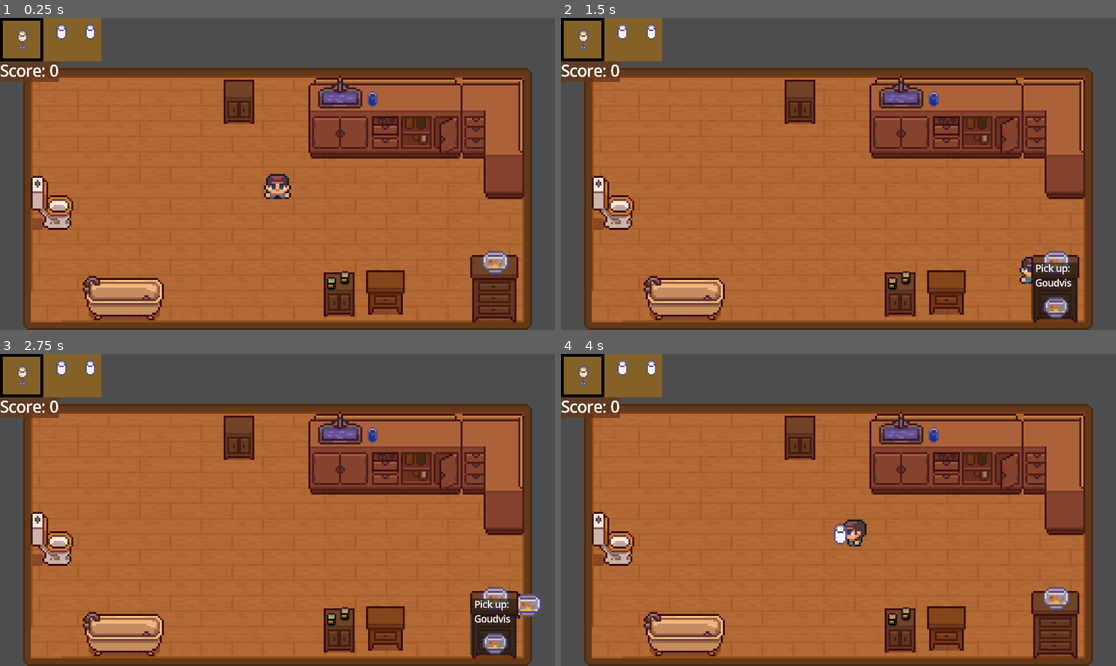
Above: before the commit, frames 1-4 (two rows, left to right).
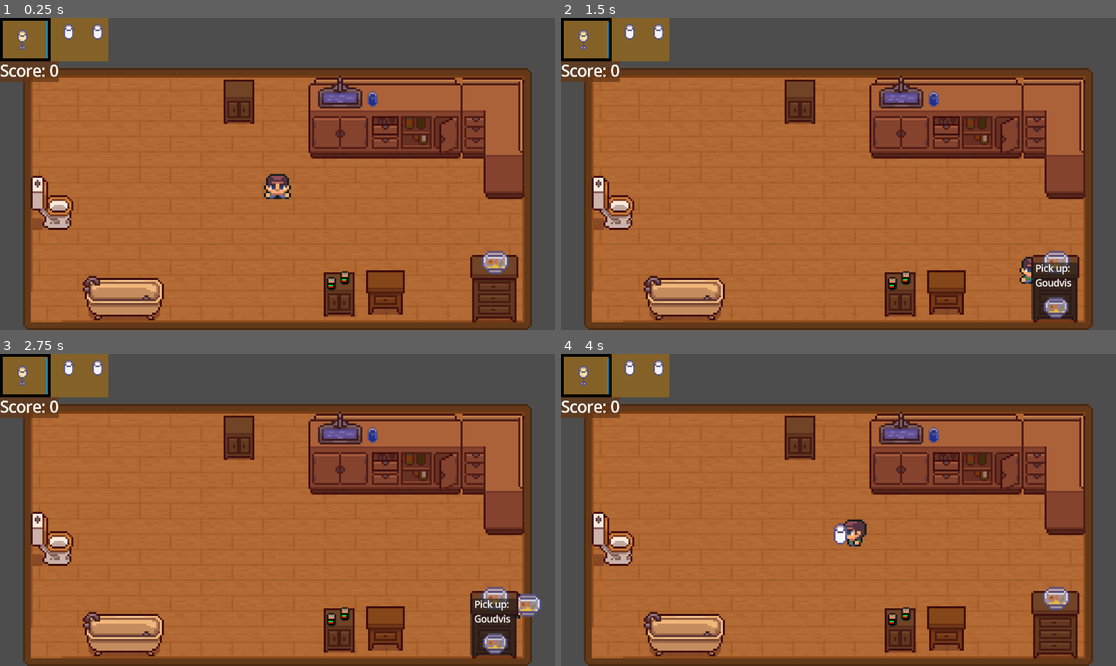
Above: after the commit, the same moments.

Repository: TristanAerikou/reagent_gamejam2026
Game: Godot game, scene res://scenes/main_scene.tscn
The game is run twice, just before and just after one commit, with the same random seed, the same clock (stepped at 60 frames per second) and the same inputs.
Inputs:
- Up to frame 1 (0.25 s): no input
- Up to frame 2 (1.5 s): tap Enter at 0.5 s; hold D (ui_right) 0.53-1.28 s; tap F (drink) at 0.6, 1.35 s; tap Space (ui_select) at 0.77 s; hold S (ui_down) from 1.28 s (still down)
- Up to frame 3 (2.75 s): tap Space (ui_select) at 1.52, 2 s; release S (ui_down) at 2.03 s; hold D (ui_right) from 2.03 s (still down); tap F (drink) at 2.1 s
- Up to frame 4 (4 s): tap Enter at 2.75 s; release D (ui_right) at 2.78 s; hold Z (ui_up) 2.78-3.53 s; tap F (drink) at 2.85, 3.6 s; tap Space (ui_select) at 3.02, 3.77 s; hold Q (ui_left) from 3.53 s (still down)

The runs differ from the first frame. In frame 1, 0.7% of the frame differs, in the area x 7-20%, y 0-15%; in frame 2, 0.7%; in frame 3, 0.7%; in frame 4, 0.7%.

Commit message:
order timeouts kill you

Diff:
--- a/reagent-26-gamejam-project/scenes/main_scene.tscn
+++ b/reagent-26-gamejam-project/scenes/main_scene.tscn
@@ -309,6 +309,7 @@
 func _on_timeout() -> void:
 	var order := order_template.instantiate()
 	%Orders.add_child.call_deferred(order)
+	order.timeout.connect(%Player.die)
 "
 
 [sub_resource type="StyleBoxFlat" id="StyleBoxFlat_c1pb6"]
@@ -541,6 +542,9 @@
 
 [sub_resource type="RectangleShape2D" id="RectangleShape2D_7nt27"]
 size = Vector2(26, 25)
+
+[sub_resource type="StyleBoxFlat" id="StyleBoxFlat_6wevv"]
+bg_color = Color(0, 0, 0, 0.7921569)
 
 [node name="Root" type="Node2D" unique_id=550315238]
 y_sort_enabled = true
@@ -566,6 +570,7 @@
 metadata/_edit_use_anchors_ = true
 
 [node name="NextOrderTimer" type="Timer" parent="Camera2D" unique_id=951406411]
+unique_name_in_owner = true
 wait_time = 15.0
 autostart = true
 script = SubResource("GDScript_gubc5")
@@ -587,6 +592,7 @@
 text = "Score: 0"
 
 [node name="Player" parent="." unique_id=1772965135 instance=ExtResource("3_7ykc4")]
+unique_name_in_owner = true
 position = Vector2(0, -8)
 
 [node name="KastHitboxes" type="StaticBody2D" parent="." unique_id=1339769547]
@@ -822,15 +828,32 @@
 grow_vertical = 2
 size_flags_horizontal = 4
 size_flags_vertical = 4
+theme_override_styles/panel = SubResource("StyleBoxFlat_6wevv")
 
 [node name="MarginContainer" type="MarginContainer" parent="GameOver/PanelContainer" unique_id=1667785]
 layout_mode = 2
 size_flags_horizontal = 4
 size_flags_vertical = 4
 
-[node name="Label" type="Label" parent="GameOver/PanelContainer/MarginContainer" unique_id=672888860]
+[node name="VBoxContainer" type="VBoxContainer" parent="GameOver/PanelContainer/MarginContainer" unique_id=1048694368]
 layout_mode = 2
+alignment = 1
+
+[node name="YouDied" type="Label" parent="GameOver/PanelContainer/MarginContainer/VBoxContainer" unique_id=672888860]
+layout_mode = 2
+theme_override_colors/font_color = Color(1, 0.2627451, 0.2784314, 1)
+theme_override_font_sizes/font_size = 32
 text = "YOU DIED"
+horizontal_alignment = 1
+
+[node name="Reason" type="Label" parent="GameOver/PanelContainer/MarginContainer/VBoxContainer" unique_id=780550171]
+unique_name_in_owner = true
+layout_mode = 2
+horizontal_alignment = 1
+
+[node name="Spacer" type="Control" parent="GameOver/PanelContainer/MarginContainer/VBoxContainer" unique_id=2086365168]
+custom_minimum_size = Vector2(0, 50)
+layout_mode = 2
 
 [connection signal="timeout" from="Camera2D/NextOrderTimer" to="Camera2D/NextOrderTimer" method="_on_timeout"]
 [connection signal="body_entered" from="Badkuip" to="Badkuip" method="_on_body_entered"]
--- a/reagent-26-gamejam-project/scenes/order.tscn
+++ b/reagent-26-gamejam-project/scenes/order.tscn
@@ -18,9 +18,14 @@
 atlas = ExtResource("1_vlord")
 region = Rect2(80, 16, 16, 16)
 
+[sub_resource type="StyleBoxEmpty" id="StyleBoxEmpty_nramy"]
+
+[sub_resource type="StyleBoxFlat" id="StyleBoxFlat_somo4"]
+bg_color = Color(4.235506e-06, 0.61069727, 0.83897495, 1)
+
 [node name="Margin" type="MarginContainer" unique_id=250697484]
-offset_right = 1152.0
-offset_bottom = 648.0
+offset_right = 100.0
+offset_bottom = 30.0
 script = ExtResource("1_nramy")
 
 [node name="Background" type="PanelContainer" parent="." unique_id=269630095]
@@ -34,12 +39,28 @@
 layout_mode = 2
 theme_override_styles/panel = SubResource("StyleBoxFlat_vlord")
 
-[node name="OrderImage" type="TextureRect" parent="Background/HBox/PanelContainer" unique_id=1545688695]
+[node name="HBoxContainer" type="HBoxContainer" parent="Background/HBox/PanelContainer" unique_id=988838739]
+layout_mode = 2
+size_flags_horizontal = 0
+
+[node name="OrderImage" type="TextureRect" parent="Background/HBox/PanelContainer/HBoxContainer" unique_id=1545688695]
+unique_name_in_owner = true
 layout_mode = 2
 texture = SubResource("AtlasTexture_n4vyv")
 expand_mode = 2
 stretch_mode = 3
 
+[node name="CountDown" type="ProgressBar" parent="Background/HBox/PanelContainer/HBoxContainer" unique_id=705354778]
+unique_name_in_owner = true
+layout_mode = 2
+size_flags_horizontal = 8
+size_flags_vertical = 1
+theme_override_styles/background = SubResource("StyleBoxEmpty_nramy")
+theme_override_styles/fill = SubResource("StyleBoxFlat_somo4")
+max_value = 1.0
+fill_mode = 3
+show_percentage = false
+
 [node name="Ingredients" type="GridContainer" parent="Background/HBox" unique_id=1636148463]
 layout_mode = 2
 columns = 4
--- a/reagent-26-gamejam-project/scripts/badkuip.gd
+++ b/reagent-26-gamejam-project/scripts/badkuip.gd
@@ -55,6 +55,8 @@
 func clear_badkuip() -> Array[enums.Ingredient]:
 	var copy := ingredients.duplicate()
 	ingredients.clear()
+	$Fire.emitting = false
+	extinguished.emit()
 	for child in %BadItems.get_children():
 		child.queue_free()
 	($BadkuipSprite.texture as AtlasTexture).region.position = Vector2(0, 72)
--- a/reagent-26-gamejam-project/scripts/character_controller.gd
+++ b/reagent-26-gamejam-project/scripts/character_controller.gd
@@ -78,11 +78,20 @@
 		if is_carrying.count(type) != global_data.invis_potion.count(type): matching_invis = false
 		if is_carrying.count(type) != global_data.fire_potion.count(type): matching_fire = false
 
+	$HeldItem.texture = null
+
+	if matching_speed and has_speed:
+		die("There is such a thing as too fast.")
+	elif matching_invis and has_invis:
+		die("You became so invisible, the universe forgot about you.")
+	elif matching_fire and has_fire:
+		die("Did you know the body is made out of 85% water?\nWell, yours reached 100%.")
+
 	if matching_speed and !has_speed:
 		speed *= 2
 		has_speed = true
 		var timer := Timer.new()
-		timer.wait_time = 60
+		timer.wait_time = 30
 		timer.timeout.connect(func ():
 			speed /= 2
 			has_speed = false
@@ -109,21 +118,19 @@
 		$AnimatedSprite2D.modulate.g *= 0.2
 		has_fire = true
 		var timer := Timer.new()
-		timer.wait_time = 10
+		timer.wait_time = 15
 		timer.timeout.connect(func ():
 			$AnimatedSprite2D.modulate.r *= 5
 			$AnimatedSprite2D.modulate.g *= 5
 			has_fire = false
 			timer.queue_free()
 			if badkuip_on_fire:
-				%GameOver.visible = true
-				allowed_to_move = false
+				die("Your SunScreen-9000(TM) ran out.")
 		)
 		add_child(timer)
 		timer.start()
 
 	is_carrying = null
-	$HeldItem.texture = null
 
 func change_sprite(direction):
 	var walking_left = Vector2(-1.0, 0.0)
@@ -155,9 +162,20 @@
 func _on_badkuip_on_fire() -> void:
 	badkuip_on_fire = true
 	if !has_fire:
-		%GameOver.visible = true
-		allowed_to_move = false
-
+		die("Your bathtub exploded.\nConsider wearing SunScreen9000(TM) next time.\n(Or nor starting chemical fires.)")
 
 func _on_badkuip_extinguished() -> void:
 	badkuip_on_fire = false
+
+func die(reason: String):
+	if !allowed_to_move: return # so it doesnt break for the unfulfilled orders
+	%NextOrderTimer.stop()
+
+	%Reason.text = reason
+	var score := %ScoreLabel
+	score.get_parent().remove_child(score)
+	%Reason.get_parent().add_child(score)
+	%GameOver.visible = true
+
+	allowed_to_move = false
+	$AnimatedSprite2D.stop()
--- a/reagent-26-gamejam-project/scripts/global_data.tres
+++ b/reagent-26-gamejam-project/scripts/global_data.tres
@@ -67,6 +67,6 @@
 1: SubResource("AtlasTexture_r6p65"),
 2: SubResource("AtlasTexture_si52b")
 })
-speed_potion = Array[int]([0, 3])
+speed_potion = Array[int]([3, 3])
 invis_potion = Array[int]([1, 2, 3])
-fire_potion = Array[int]([4, 4, 2])
+fire_potion = Array[int]([4, 2])
--- a/reagent-26-gamejam-project/scripts/mainScript.gd
+++ /dev/null
@@ -1,20 +0,0 @@
-extends Node2D
-class_name mainScript
-
-const kast_template = preload("res://scenes/kast.tscn")
-const global_data = preload("res://scripts/global_data.tres")
-
-func _ready() -> void:
-
-	var rand_ingredient := global_data.Ingredient.values().duplicate()
-	rand_ingredient.shuffle()
-	var kasten := $Kasten.get_children()
-
-	for pos in len(kasten):
-		var opberg_type = global_data.Opberg.values().pick_random()
-		kasten[pos].opberg_type = opberg_type
-		kasten[pos].opberg_texture = global_data.opberg_textures[opberg_type]
-
-		kasten[pos].item_type = rand_ingredient[pos % len(global_data.Ingredient)]
-		kasten[pos].item_texture = global_data.item_textures[rand_ingredient[pos % len(global_data.Ingredient)]]
-		kasten[pos].update_vars()
--- a/reagent-26-gamejam-project/scripts/order.gd
+++ b/reagent-26-gamejam-project/scripts/order.gd
@@ -1,9 +1,14 @@
 extends MarginContainer
+
+signal timeout
 
 const types = preload("res://scripts/global_data.gd")
 const global_data = preload("res://scripts/global_data.tres")
 
 var ingredients: Array[types.Ingredient] = []
+
+var total_time: float = 80
+var time_left: float = 80
 
 func _ready():
 	for ingredient_count in randi_range(1, 4):
@@ -15,4 +20,11 @@
 
 		ingredients.push_back(ingredient_type)
 
-	$Background/HBox/PanelContainer/OrderImage.texture = global_data.get_potion_texture(ingredients)
+	%OrderImage.texture = global_data.get_potion_texture(ingredients)
+
+func _process(delta: float) -> void:
+	time_left -= delta
+	%CountDown.value = time_left / total_time
+	if time_left <= 0:
+		timeout.emit("Took too long to fulfill order!")
+		queue_free()
Not shown, removed: reagent-26-gamejam-project/scripts/mainScript.gd.uid
